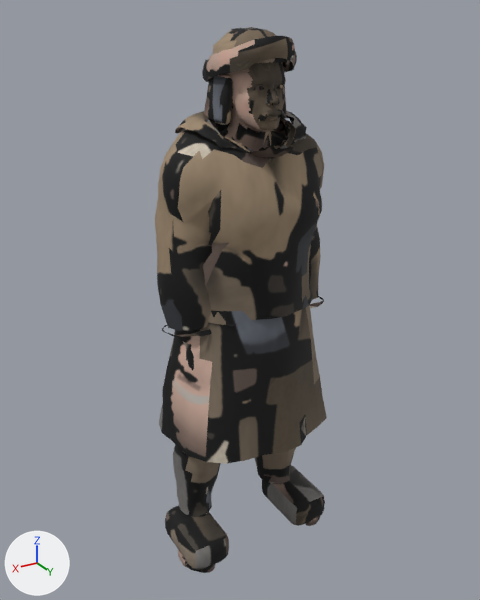
Before and after pictures for a commit that changed the glTF model assets/models/kedr/human_driver.glb.
One viewpoint serves both versions: a camera (50 mm lens) standing at (1.026, 1.682, 1.752) and looking at (0.001, -0.026, 0.898). Lighting does not change. The marker at lower left points along +X, +Y and +Z. The picture after the commit comes second. Vertices at exactly the same position are counted once.

In view in the first picture: 'human_driver'.
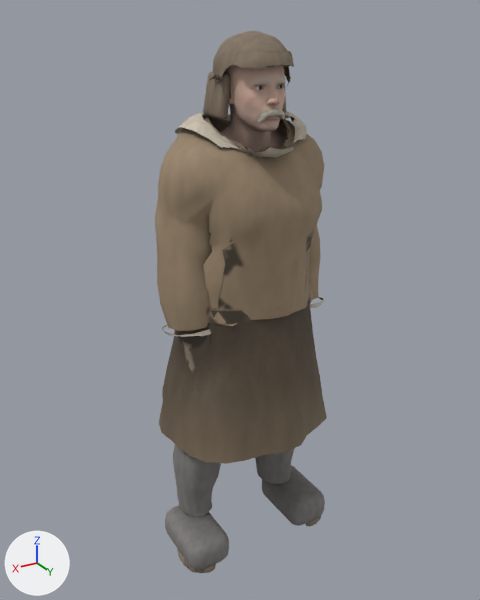
Patch to the scene script:
```diff
--- a/assets/models/kedr/human_driver.glb.py
+++ b/assets/models/kedr/human_driver.glb.py
@@ me_female_v006lowresuv_001 @@
 # used by ob_human_driver; location = (0.0, 0.0, 0.0)
-me_female_v006lowresuv_001.from_pydata(...)  # 8460 vertices, 15879 faces; spans x -0.3..0.29, y -0.24..0.25, z -0.02..1.72
+me_female_v006lowresuv_001.from_pydata(...)  # 8826 vertices, 16492 faces; spans x -0.3..0.29, y -0.24..0.25, z -0.02..1.71
+# me_female_v006lowresuv_001 part 1: 69 vertices moved from x -0.17..0.12, y -0.07..0.17, z 1.39..1.71 to x -0.17..0.12, y -0.07..0.18, z 1.39..1.71; 499 vertices removed from x -0.17..0.18, y -0.14..0.2, z 1.38..1.72; 860 vertices added at x -0.18..0.18, y -0.14..0.19, z 1.39..1.71
+# me_female_v006lowresuv_001 part 2: 118 vertices moved within x -0.28..0.29, y -0.14..0.14, z -0.02..0.93; 550 vertices removed from x -0.29..0.29, y -0.14..0.15, z -0.02..0.95; 555 vertices added at x -0.29..0.29, y -0.14..0.16, z -0.02..0.95
+# me_female_v006lowresuv_001 part 3: 11459 kept faces spanning x -0.3..0.29, y -0.24..0.25, z -0.02..1.68 get new texture (UV) coordinates
 me_female_v006lowresuv_001.materials.append(mat_human_driver_baked)
```

Pixel boxes [x1, y1, x2, y2] of what changed, in the pictures (480 x 600 px; the box of a moved part takes in the faces that stretch with it):
'human_driver', reshaped: before [155, 27, 327, 573]; after [155, 31, 327, 573]
part 1 of me_female_v006lowresuv_001, moved or reshaped: before [175, 27, 306, 159]; after [175, 31, 307, 159]
part 2 of me_female_v006lowresuv_001, moved or reshaped (mostly hidden): before [162, 296, 324, 573]; after [162, 297, 324, 573]
part 3 of me_female_v006lowresuv_001, surface changed: [157, 65, 327, 570] in both
